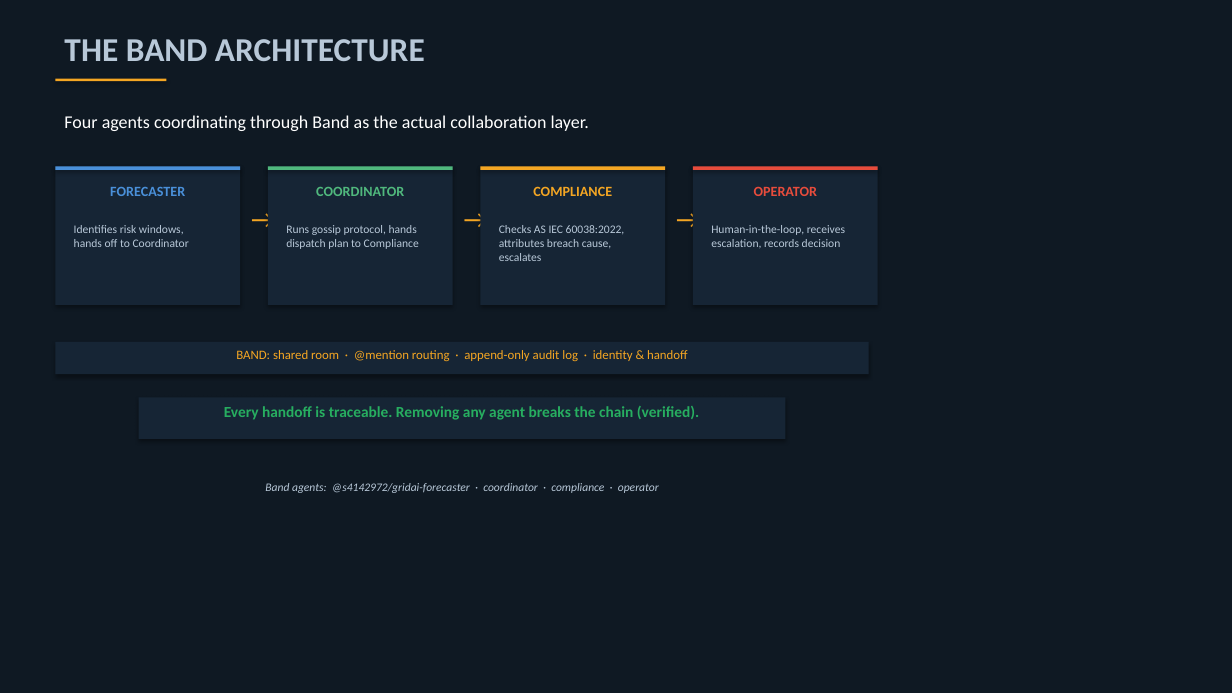
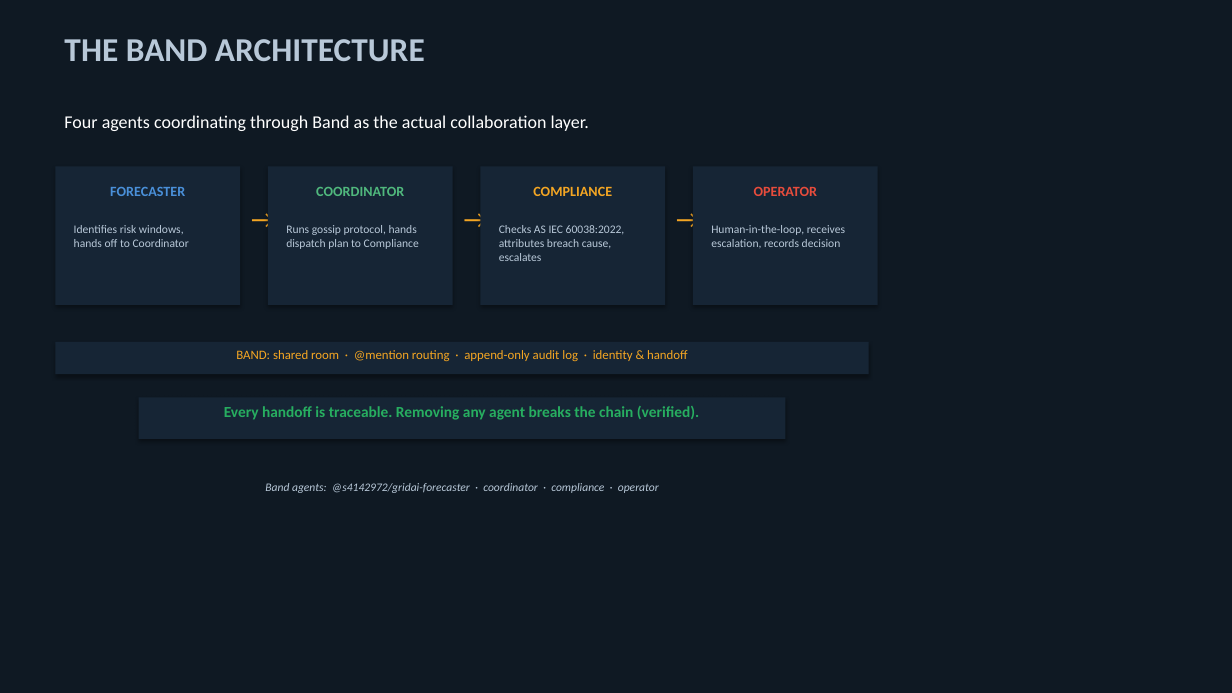
Before and after one commit to dexflex66/gridai, a slide deck: slide 6 of submission/gridai_lablab_band_of_agents_2026/assets/gridai_pitch_deck.pptx. Drawn at 1232x693 pixels with LibreOffice and Linux fonts; fonts in the diff are those of the drawing. Boxes give left, top, right and bottom in pixels: in the first picture for what was removed or moved away, otherwise in the second. Text is boxed around its words. In the diff, an @@ line names an element or a change of style, - is before the commit and + after.

```diff
--- a/submission/gridai_lablab_band_of_agents_2026/assets/gridai_pitch_deck.pptx
+++ b/submission/gridai_lablab_band_of_agents_2026/assets/gridai_pitch_deck.pptx
@@ rectangle removed at <box>55,79,166,81</box> @@
@@ rectangle removed at <box>55,166,240,170</box> @@
@@ rectangle removed at <box>268,166,453,170</box> @@
@@ rectangle removed at <box>481,166,665,170</box> @@
@@ rectangle removed at <box>693,166,878,170</box> @@
```
Also in this commit, not shown: 9 other slides changed, 2 other files.
